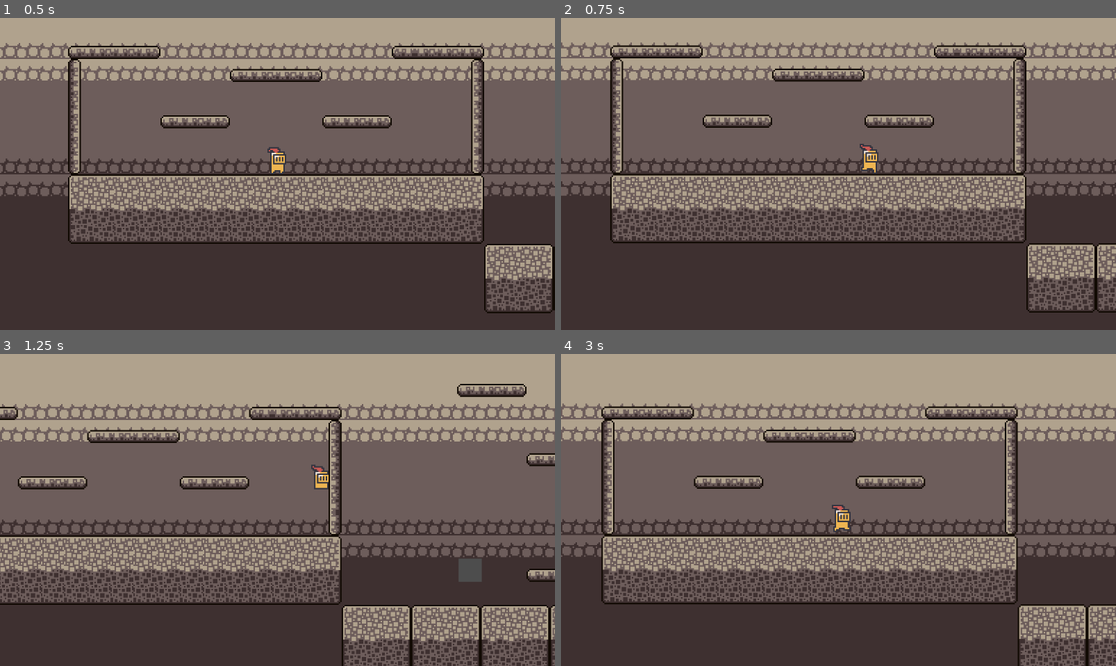
Above: before the commit, frames 1-4 (two rows, left to right).
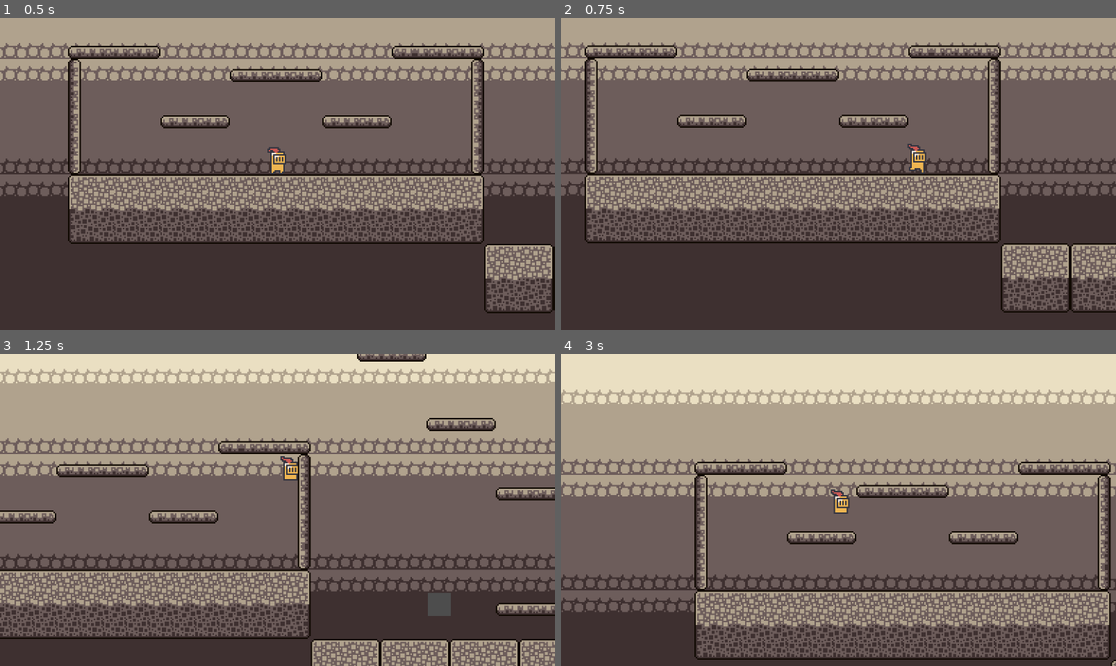
Above: after the commit, the same moments.

Repository: Amen-Haj-Brahim/experimental-godot-platformer
Game: Godot game, scene res://scenes/amjangame.tscn
The game is run twice, just before and just after one commit, with the same random seed, the same clock (stepped at 60 frames per second) and the same inputs.
Inputs:
- Up to frame 1 (0.5 s): no input
- Up to frame 2 (0.75 s): hold D (move_right) from 0.53 s (still down); tap F (dash, bound only after the commit) at 0.6 s
- Up to frame 3 (1.25 s): keep holding D (move_right); tap Space (jump) at 0.77, 0.8, 1.07 s
- Up to frame 4 (3 s): tap Space (jump) at 1.35, 1.52, 1.82, 2.3 s; tap F (dash, bound only after the commit) at 1.55, 2.1, 2.85 s; release D (move_right) at 2.03 s; hold A (move_left) 2.03-2.78 s; hold D (move_right) from 2.78 s (still down)

Frame 1 is identical in both runs. In frame 2, 20% of the frame differs, in the area x 0-100%, y 7-95%; in frame 3, 49%; in frame 4, 60%, in the area x 0-100%, y 0-100%.

Commit message:
removed double jump added dashing

Diff:
--- a/project.godot
+++ b/project.godot
@@ -34,6 +34,23 @@
 , Object(InputEventKey,"resource_local_to_scene":false,"resource_name":"","device":-1,"window_id":0,"alt_pressed":false …(186 unchanged characters)…
 ]
 }
+dash={
+"deadzone": 0.5,
+"events": [Object(InputEventKey,"resource_local_to_scene":false,"resource_name":"","device":-1,"window_id":0,"alt_pressed":false,"shift_pressed":false,"ctrl_pressed":false,"meta_pressed":false,"pressed":false,"keycode":0,"physical_keycode":70,"key_label":0,"unicode":102,"location":0,"echo":false,"script":null)
+]
+}
+move_up={
+"deadzone": 0.5,
+"events": [Object(InputEventKey,"resource_local_to_scene":false,"resource_name":"","device":-1,"window_id":0,"alt_pressed":false,"shift_pressed":false,"ctrl_pressed":false,"meta_pressed":false,"pressed":false,"keycode":0,"physical_keycode":4194320,"key_label":0,"unicode":0,"location":0,"echo":false,"script":null)
+, Object(InputEventKey,"resource_local_to_scene":false,"resource_name":"","device":-1,"window_id":0,"alt_pressed":false,"shift_pressed":false,"ctrl_pressed":false,"meta_pressed":false,"pressed":false,"keycode":0,"physical_keycode":87,"key_label":0,"unicode":122,"location":0,"echo":false,"script":null)
+]
+}
+move_down={
+"deadzone": 0.5,
+"events": [Object(InputEventKey,"resource_local_to_scene":false,"resource_name":"","device":-1,"window_id":0,"alt_pressed":false,"shift_pressed":false,"ctrl_pressed":false,"meta_pressed":false,"pressed":false,"keycode":0,"physical_keycode":4194322,"key_label":0,"unicode":0,"location":0,"echo":false,"script":null)
+, Object(InputEventKey,"resource_local_to_scene":false,"resource_name":"","device":-1,"window_id":0,"alt_pressed":false,"shift_pressed":false,"ctrl_pressed":false,"meta_pressed":false,"pressed":false,"keycode":0,"physical_keycode":83,"key_label":0,"unicode":115,"location":0,"echo":false,"script":null)
+]
+}
 
 [rendering]
 
--- a/scenes/amjangame.tscn
+++ b/scenes/amjangame.tscn
@@ -320,7 +320,7 @@
 [node name="StaticBody2D" type="StaticBody2D" parent="."]
 
 [node name="CollisionShape2D" type="CollisionShape2D" parent="StaticBody2D"]
-position = Vector2(1, -151)
+position = Vector2(0, -216)
 shape = SubResource("WorldBoundaryShape2D_bbt20")
 
 [node name="CollisionShape2D2" type="CollisionShape2D" parent="StaticBody2D"]
--- a/scenes/player.tscn
+++ b/scenes/player.tscn
@@ -99,3 +99,7 @@
 [node name="CollisionShape2D" type="CollisionShape2D" parent="."]
 position = Vector2(0, -5)
 shape = SubResource("CircleShape2D_mpacx")
+
+[node name="Timer" type="Timer" parent="."]
+
+[connection signal="timeout" from="Timer" to="." method="_on_timer_timeout"]
--- a/scripts/playermovement.gd
+++ b/scripts/playermovement.gd
@@ -1,15 +1,50 @@
 extends CharacterBody2D
-
 
 const SPEED = 200.0
 const JUMP_VELOCITY = -350.0
-var can_double_jump=true
+const DASH_SPEED = 800
+
 @export_range(0,1) var acceleration=0.1
 @export_range(0,1) var deceleration=0.1
 @export_range(0,1) var decelerate_jump=0.5
 @export var coyote_time=.1
 @onready var animated_sprite_2d: AnimatedSprite2D = $AnimatedSprite2D
 var jump_buffer_timer=0.0
+var can_dash=true
+var dash_dir=1
+
+
+func _physics_process(delta):
+
+	# Add the gravity.
+	if not is_on_floor():
+		velocity += get_gravity() * delta
+
+	# Get the input direction and handle the movement/deceleration.
+	var direction=Input.get_vector("move_left","move_right","move_up","move_down")
+	# Handle player actions.
+	jump(delta)
+	dash(direction)
+	player_move(direction)
+	flip(direction)
+	animations(direction)
+
+	#speed up falling speed every tick by 2 until it reaches 400 and keep it constatn at 400
+	if velocity.y>0:
+		velocity.y+=2
+
+	if velocity.y>400:
+		velocity.y=400
+
+
+	move_and_slide()
+
+func player_move(direction):
+	#player movement
+	if direction[0]:
+		velocity.x = move_toward(velocity.x, direction[0]*SPEED, SPEED*acceleration)
+	else:
+		velocity.x = move_toward(velocity.x, 0, SPEED*deceleration)
 
 func jump(delta):
 	if Input.is_action_just_pressed("jump"):
@@ -20,49 +55,35 @@
 		jump_buffer_timer=0.0
 		velocity.y = JUMP_VELOCITY
 
-	if (not is_on_floor() and can_double_jump and jump_buffer_timer>0):
-		jump_buffer_timer=0.0
-		velocity.y = JUMP_VELOCITY
-		can_double_jump=false
-
 	if Input.is_action_just_released("jump") and velocity.y<0:
 		jump_buffer_timer=0.0
 		velocity.y*=decelerate_jump
 
-func _physics_process(delta):
-	# Add the gravity.
-	if not is_on_floor():
-		velocity += get_gravity() * delta
-	if is_on_floor():
-		can_double_jump=true
-	# Handle jump.
-	jump(delta)
+func dash(direction):
+	if direction[0]!=0:
+		dash_dir=direction[0]
+	if Input.is_action_just_pressed("dash") and can_dash:
+		velocity.x=DASH_SPEED*dash_dir
+		velocity.y=DASH_SPEED*direction[1]
+		can_dash=false
+		$Timer.start()
 
-	print(velocity.y)
+func flip(direction):
+	if direction[0]>0:
+		animated_sprite_2d.flip_h=false
+	elif direction[0]<0:
+		animated_sprite_2d.flip_h=true
 
-	if velocity.y>400:
-		velocity.y=400
-
-	if velocity.y>0:
-		velocity.y+=2
-	# Get the input direction and handle the movement/deceleration.
-	var direction  = Input.get_axis("move_left", "move_right")
-	if direction>0:
-		animated_sprite_2d.flip_h=false
-	elif direction<0:
-		animated_sprite_2d.flip_h=true
+func animations(direction):
 	# Animations
 	if is_on_floor():
-		if direction==0:
+		if direction[0]==0:
 			animated_sprite_2d.play("idle")
 		else:
 			animated_sprite_2d.play("run")
-
 	else:
 		animated_sprite_2d.play("jump")
-	if direction:
-		velocity.x = move_toward(velocity.x, direction*SPEED, SPEED*acceleration)
-	else:
-		velocity.x = move_toward(velocity.x, 0, SPEED*deceleration)
 
-	move_and_slide()
+
+func _on_timer_timeout() -> void:
+	can_dash=true
